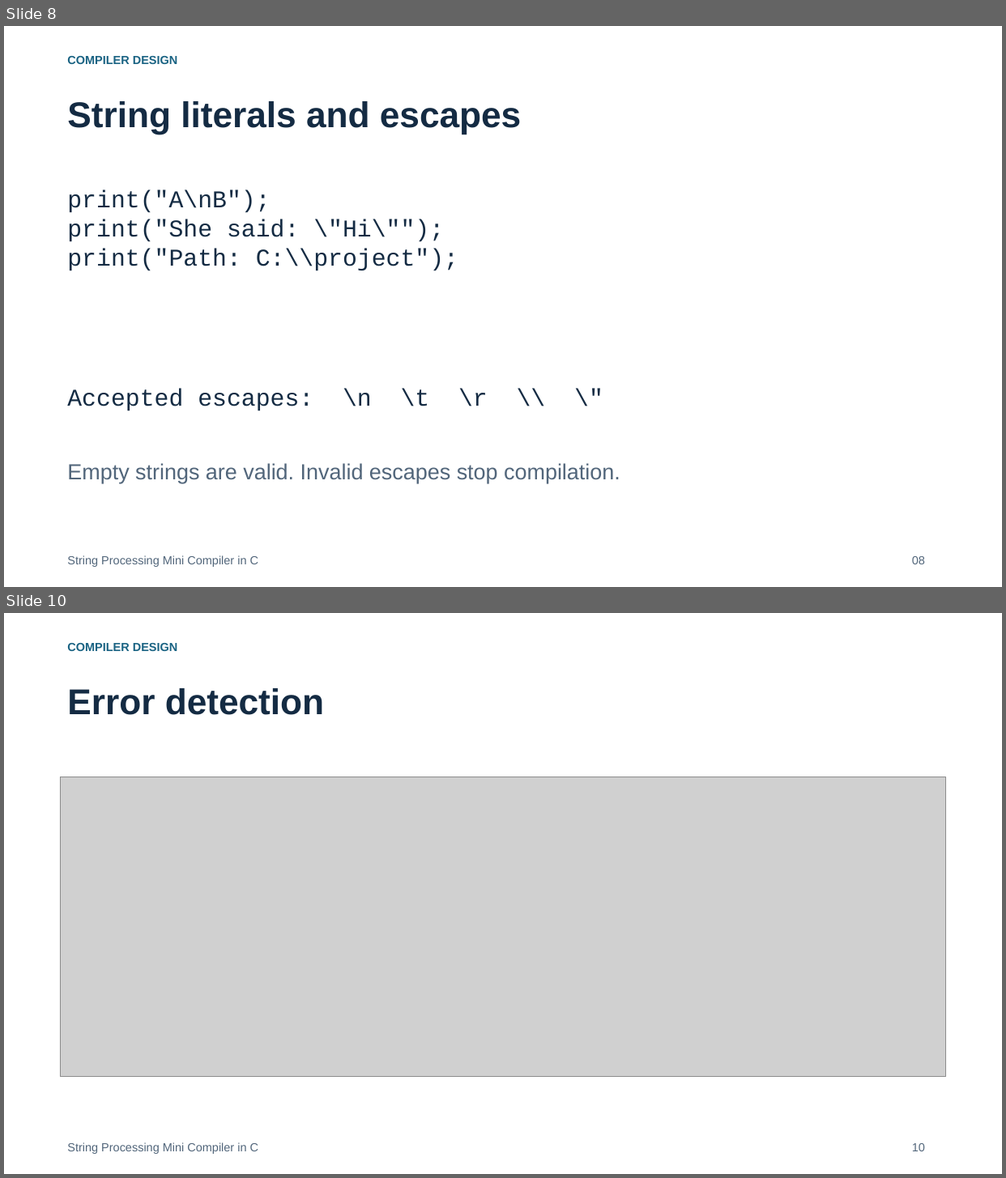
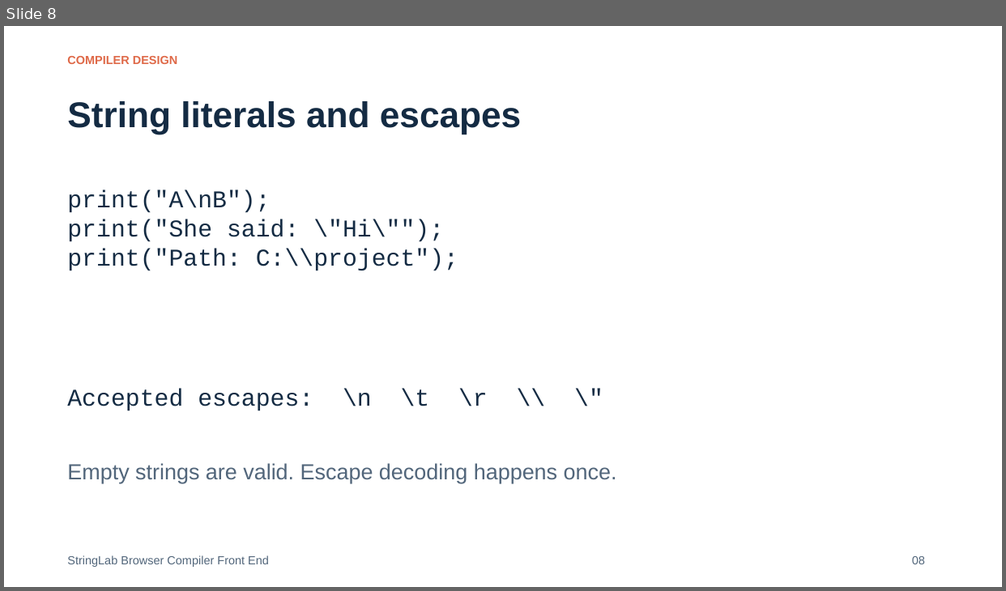
Before and after one commit to Skywalker690/cd-mini-project, a slide deck: submission/Presentation.pptx. Shown one above the other, each under a label of ours: slides 8 and 10 before the commit, slide 8 after it; the slides between them are not shown. The pictures are 1006x1178 and 1006x591 pixels, drawn with LibreOffice and Linux fonts; fonts in the diff are those of the drawing; grey boxes stand for pictures. Boxes give left, top, right and bottom in pixels: in the first picture for what was removed or moved away, otherwise in the second. Text is boxed around its words. In the diff, an @@ line names an element or a change of style, - is before the commit and + after.

Commit message:
refactor: replace console compiler with static browser playground

```diff
--- a/submission/Presentation.pptx
+++ b/submission/Presentation.pptx
@@ slide 10 removed at box(4, 613, 1002, 1174), background #FFFFFF @@
@@ text removed at box(67, 643, 178, 651) @@
-COMPILER DESIGN
@@ text removed at box(67, 688, 324, 715) @@
-Error detection
@@ picture removed at box(60, 777, 946, 1076) @@
@@ text removed at box(67, 1143, 258, 1154) @@
-String Processing Mini Compiler in C
@@ text removed at box(912, 1144, 925, 1152) @@
-10
@@ slide 8 changed as well @@
@@ text "COMPILER DESIGN" at box(67, 56, 178, 64): text colour #1A6383 to #DF6948 @@
@@ text at box(67, 463, 617, 484): text changed @@
-Empty strings are valid. Invalid escapes stop compilation.
+Empty strings are valid. Escape decoding happens once.
@@ text at box(67, 556, 269, 567): text changed @@
-String Processing Mini Compiler in C
+StringLab Browser Compiler Front End
```
Also in this commit, not shown: 9 other slides changed, 3 slides added, 1 other slide removed, 57 other files.
